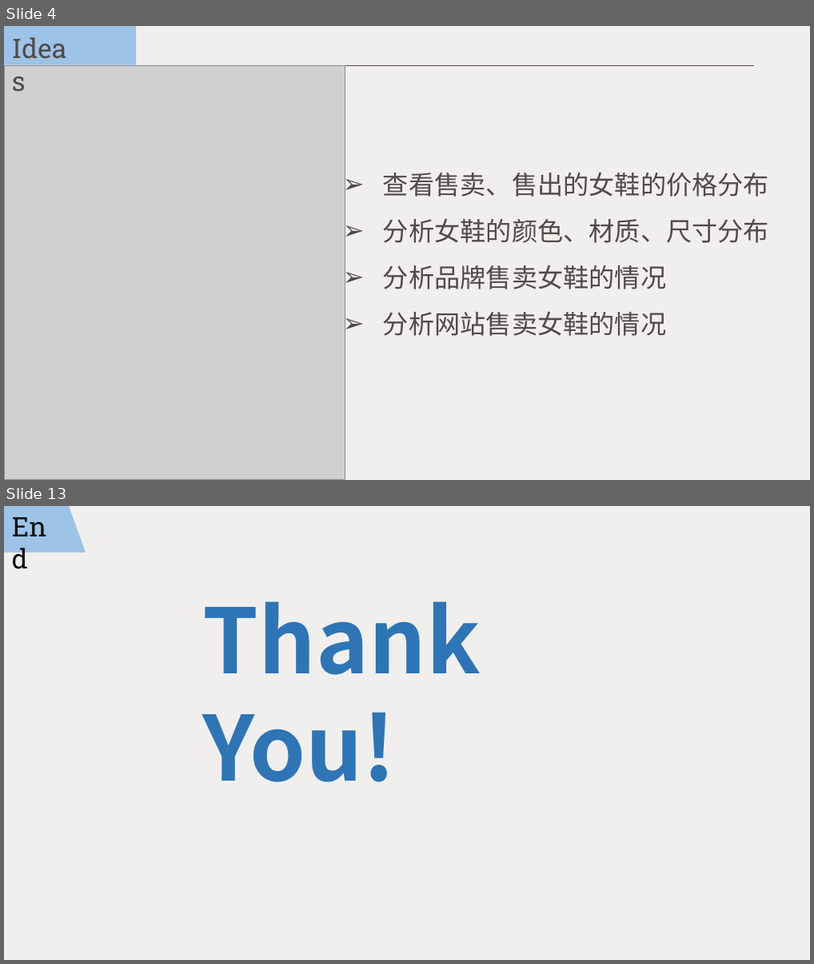
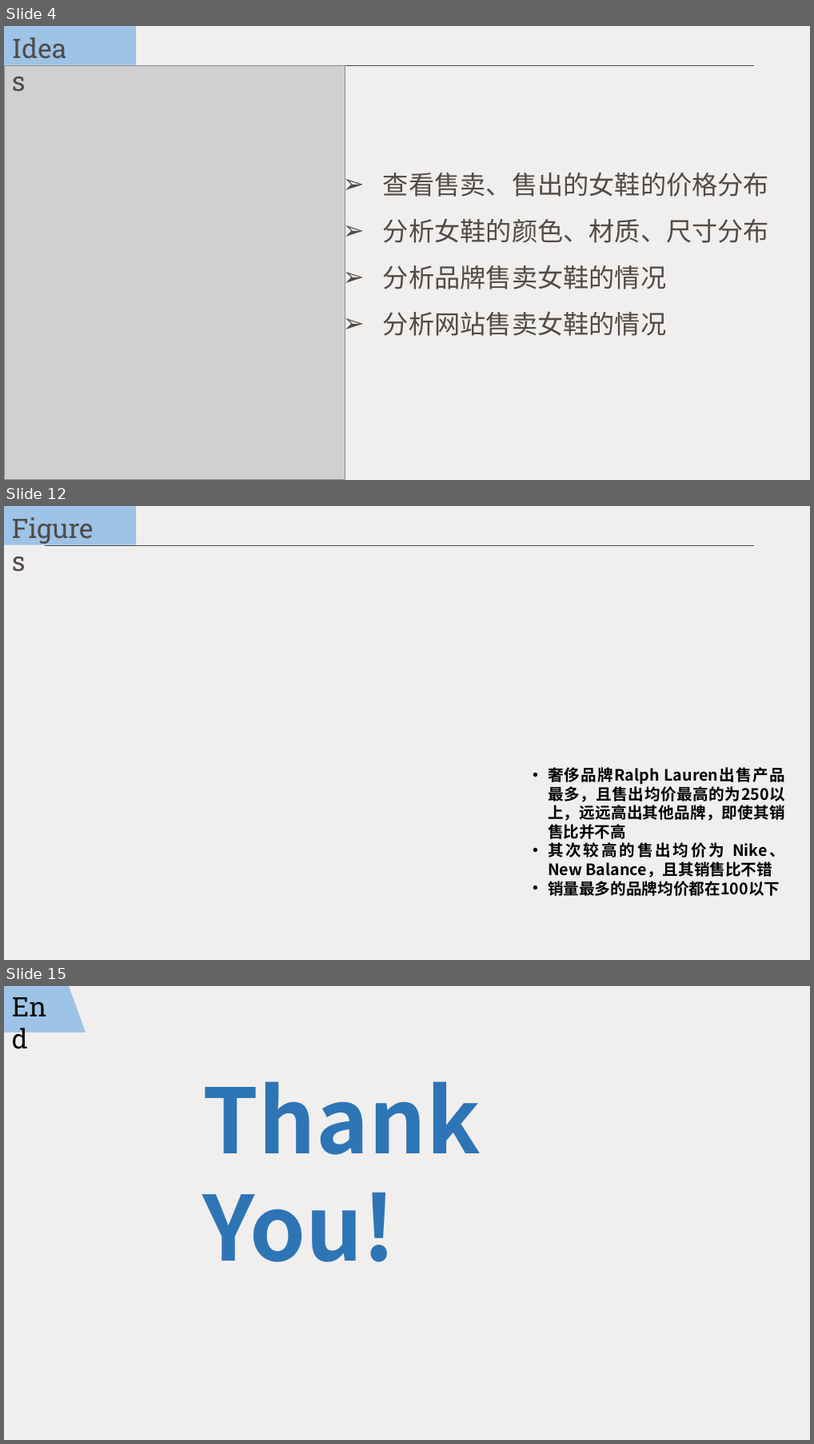
Before and after one commit to ShiyuNie/DataAnalysis-SQLTableauPractice, a slide deck: OnlineWomenShoes.pptx. Shown one above the other, each under a label of ours: slides 4 and 13 before the commit, slides 4, 12 and 15 after it; the slides between them are not shown. The pictures are 814x964 and 814x1444 pixels, drawn with LibreOffice and Linux fonts; fonts in the diff are those of the drawing; grey boxes stand for pictures; background and template pictures are left out. Boxes give left, top, right and bottom in pixels: in the first picture for what was removed or moved away, otherwise in the second. Text is boxed around its words. In the diff, an @@ line names an element or a change of style, - is before the commit and + after.

```diff
--- a/OnlineWomenShoes.pptx
+++ b/OnlineWomenShoes.pptx
@@ slide 12 added at [4, 506, 810, 960], background picture (left out) @@
@@ rectangle added at [4, 506, 136, 544], fill #9DC3E6 @@
@@ text added at [4, 508, 114, 548], 24 pt, text #504B48 @@
+Figures
@@ line added from (754, 545) to (45, 545), #4D4948 0.75 pt @@
@@ text added at [548, 767, 786, 896], 14 pt, text #000000, bold @@
+• 奢侈品牌Ralph Lauren出售产品最多，且售出均价最高的为250以上，远远高出其他品牌，即使其销售比并不高
+• 其次较高的售出均价为 Nike、New Balance，且其销售比不错
+• 销量最多的品牌均价都在100以下
@@ what was slide 13 is now slide 15 @@
```
Also in this commit, not shown: 4 slides changed, 5 other slides added, 4 slides removed.
